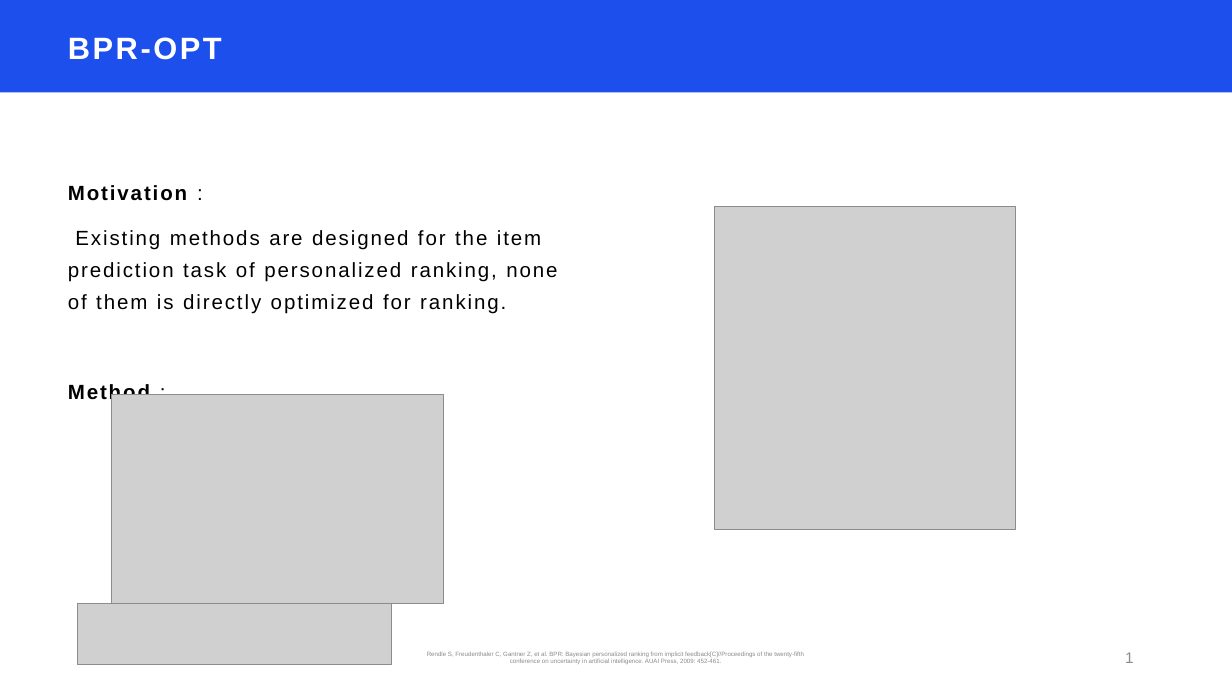
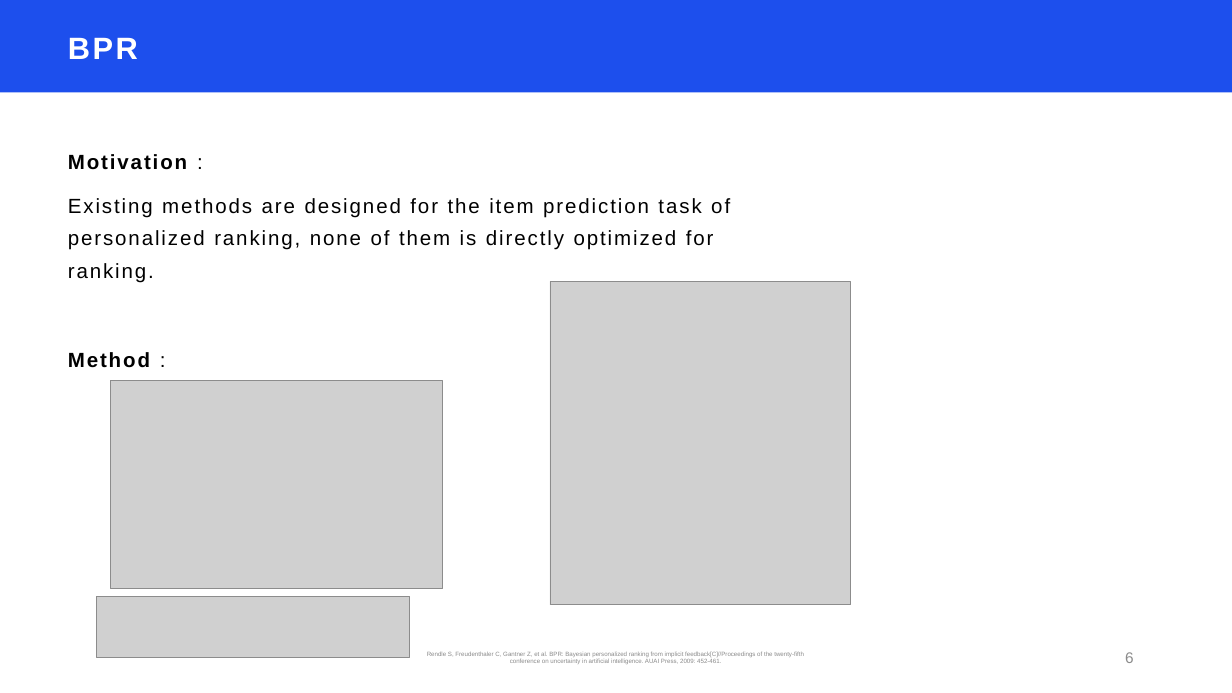
Before and after one commit to Jacky-007/master, a slide deck: slide 6 of 最终作业论文调研/期末展示.pptx (slide 1 before the commit). Drawn at 1232x693 pixels with LibreOffice and Linux fonts; fonts in the diff are those of the drawing; grey boxes stand for pictures. Boxes give left, top, right and bottom in pixels: in the first picture for what was removed or moved away, otherwise in the second. Text is boxed around its words. In the diff, an @@ line names an element or a change of style, - is before the commit and + after.

```diff
--- a/最终作业论文调研/期末展示.pptx
+++ b/最终作业论文调研/期末展示.pptx
@@ title at bbox=[68, 37, 138, 59]: text changed @@
-BPR-OPT
+BPR
@@ text "Motivation :" rewrapped from bbox=[68, 185, 557, 404] to bbox=[68, 154, 730, 368] @@
@@ picture: place and size @@
-picture at bbox=[714, 206, 1015, 530]
+picture at bbox=[550, 282, 850, 605]
@@ picture: place and size @@
-picture at bbox=[112, 395, 444, 604]
+picture at bbox=[111, 381, 443, 590]
@@ picture: place and size @@
-picture at bbox=[78, 604, 392, 665]
+picture at bbox=[96, 596, 410, 657]
@@ page number at bbox=[1125, 652, 1134, 663]: text changed @@
-1
+6
```
Also in this commit, not shown: 5 slides added, 4 other files.
